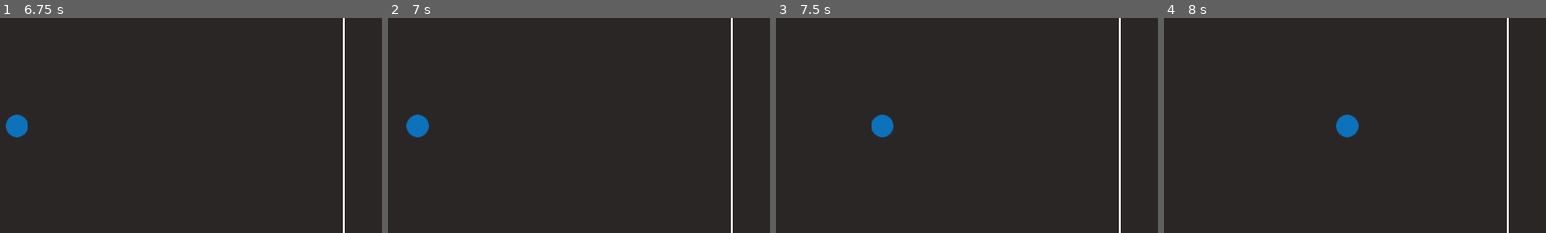
Above: before the commit, frames 1-4 (left to right).
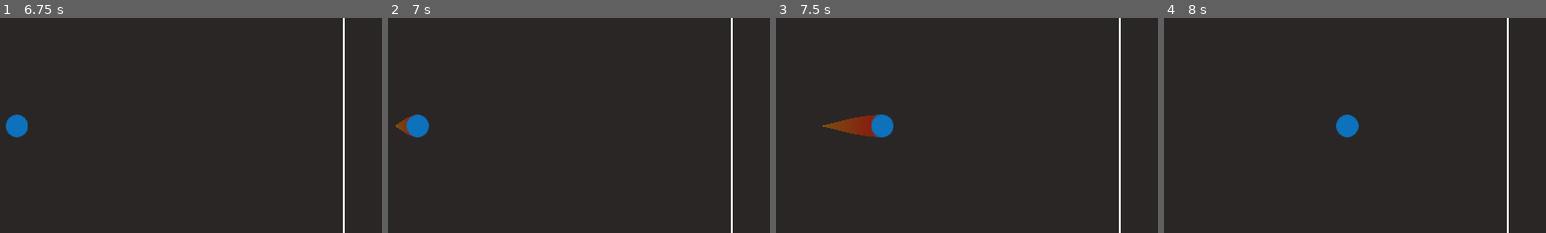
Above: after the commit, the same moments.

Repository: AxelAlex99x/Pong_Godot
Game: Godot game, scene res://scenes/game_menu.tscn
Same seed, same stepped clock (60 frames per second), same inputs: the game is played once before the commit and once after it.
Inputs:
- Up to frame 1 (6.75 s): click "Play against a player" at 0.5 s; tap Enter at 1.25, 3.5 s; tap Space at 2, 4.25 s
- Up to frame 2 (7 s): no input
- Up to frame 3 (7.5 s): no input
- Up to frame 4 (8 s): no input
The pictures show only the part of the screen within x 5-55%, y 25-75%; the shares and areas given below are measured in that part.

Frame 1 is identical in both runs. In frame 2, 0.2% of the frame differs, in the area x 2-8%, y 44-56%; in frame 3, 0.8%, in the area x 12-28%, y 44-56%; in frame 4, nothing differs.

Commit message:
Added trail effect

Diff:
--- a/scenes/ball.tscn
+++ b/scenes/ball.tscn
@@ -1,7 +1,15 @@
-[gd_scene load_steps=4 format=3 uid="uid://73xsrny3k0p6"]
+[gd_scene load_steps=6 format=3 uid="uid://73xsrny3k0p6"]
 
 [ext_resource type="Script" path="res://scripts/ball.gd" id="1_4mr6p"]
 [ext_resource type="Texture2D" uid="uid://dmr5eam2x3lpb" path="res://assets/ball2.png" id="2_v35un"]
+
+[sub_resource type="Curve" id="Curve_1nb14"]
+_data = [Vector2(0, 0), 0.0, 1.4, 0, 0, Vector2(1, 1), 0.0, 0.0, 0, 0]
+point_count = 2
+
+[sub_resource type="Gradient" id="Gradient_8jcbg"]
+offsets = PackedFloat32Array(0, 0.1, 0.826667, 0.973333)
+colors = PackedColorArray(0.776471, 0.556863, 0, 0.607843, 0.67451, 0.376471, 0, 0.607843, 0.760784, 0.101961, 0, 0.607843, 0.0509804, 0.443137, 0.733333, 0.607843)
 
 [sub_resource type="CircleShape2D" id="CircleShape2D_cguh2"]
 radius = 15.0333
@@ -10,7 +18,21 @@
 script = ExtResource("1_4mr6p")
 
 [node name="Sprite2D" type="Sprite2D" parent="."]
+z_index = 1
 texture = ExtResource("2_v35un")
 
+[node name="Line2D" type="Line2D" parent="Sprite2D"]
+show_behind_parent = true
+top_level = true
+width = 30.0
+width_curve = SubResource("Curve_1nb14")
+default_color = Color(0.192579, 0.554713, 0.839396, 1)
+gradient = SubResource("Gradient_8jcbg")
+
 [node name="CollisionShape2D" type="CollisionShape2D" parent="."]
+visible = false
 shape = SubResource("CircleShape2D_cguh2")
+
+[node name="Timer" type="Timer" parent="."]
+process_callback = 0
+one_shot = true
--- a/scripts/ball.gd
+++ b/scripts/ball.gd
@@ -5,6 +5,24 @@
 const directions = [Vector2.LEFT, Vector2.RIGHT]
 var direction = directions.pick_random()
 
+@onready var trail : Line2D = $Sprite2D/Line2D
+@onready var timer = $Timer
+var trail_length = 25
+var show_trail = false
+
 func _physics_process(delta):
 	speed += delta * 2
 	global_position += speed * direction * delta
+	if show_trail:
+		trail.add_point(global_position)
+		if trail.get_point_count() > trail_length:
+			trail.remove_point(0)
+		if timer.time_left == 0:
+			show_trail = false
+			trail.clear_points()
+		print(timer.time_left)
+
+func on_collision():
+	show_trail = true
+	timer.start()
+	trail.clear_points()
--- a/scripts/paddle.gd
+++ b/scripts/paddle.gd
@@ -53,3 +53,4 @@
 	if area is Ball:
 		area.direction.x *= -1
 		area.direction.y = (area.global_position.y - global_position.y)/60
+		area.on_collision()
--- a/scripts/wall.gd
+++ b/scripts/wall.gd
@@ -7,6 +7,7 @@
 	if area is Ball:
 		if bouncy:
 			area.direction.y *= -1
+			area.on_collision()
 		else:
 			emit_signal("ball_out", name)
 			area.queue_free()
Binary file added: assets/ballmontion (1).png
Not shown, added: assets/ballmontion (1).png.import
